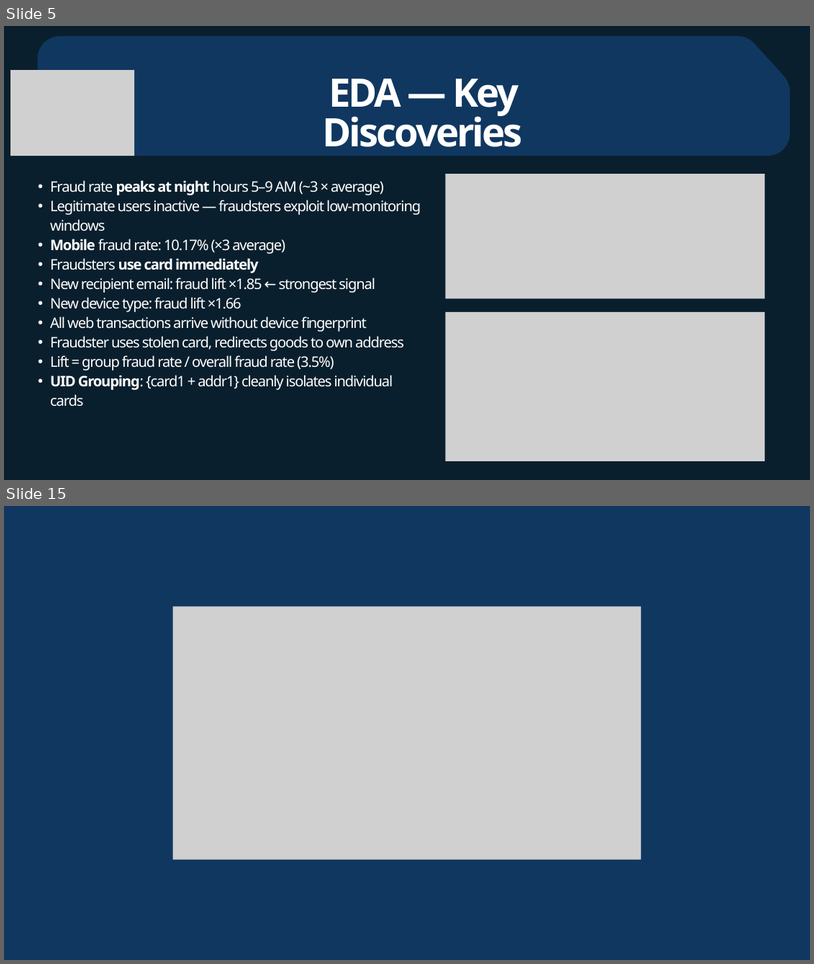
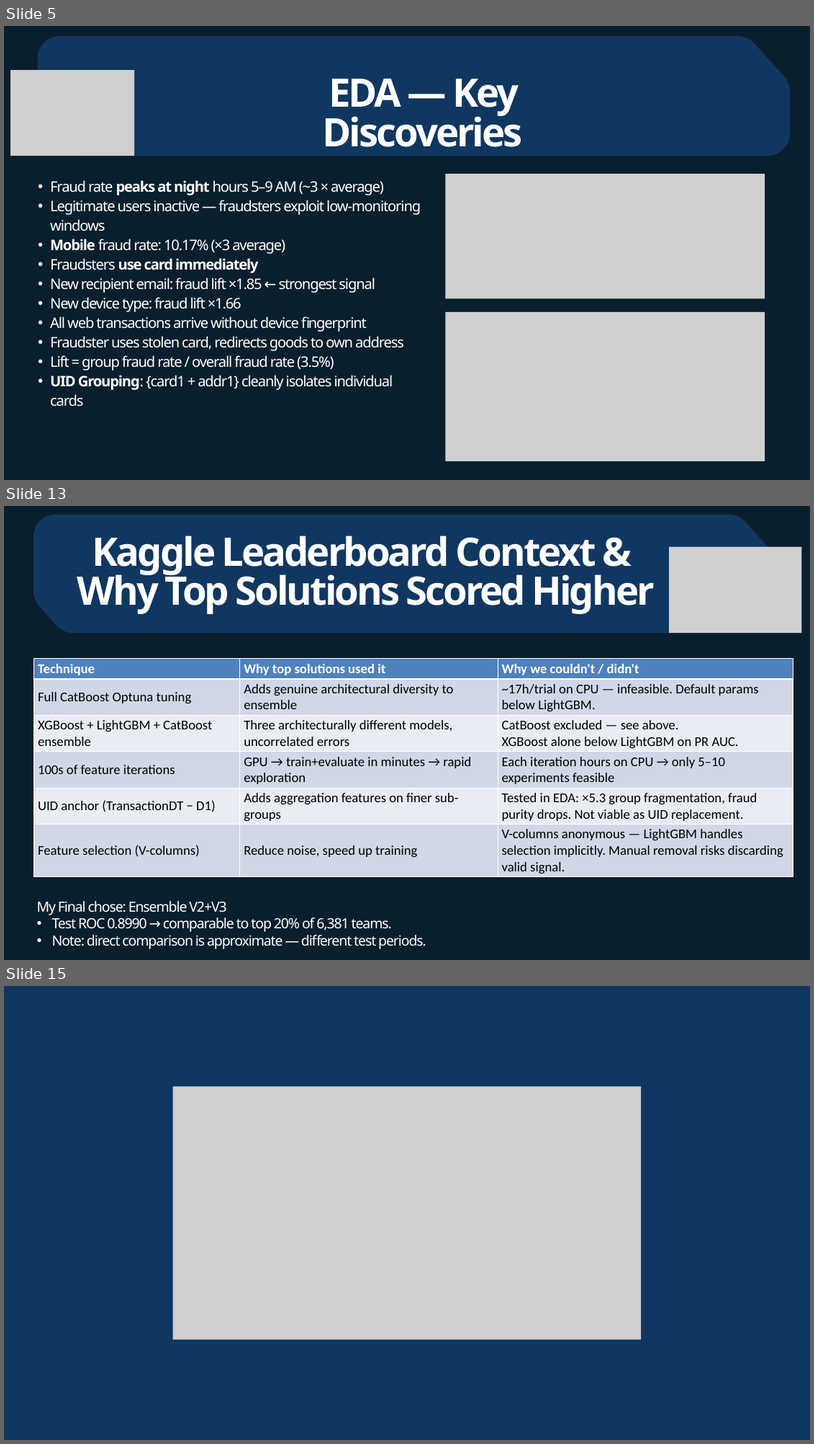
Before and after one commit to irishask/ML_Fraud_detection, a slide deck: IrenaSK- Fraud Detection -Final Project.pptx. Shown one above the other, each under a label of ours: slides 5 and 15 before the commit, slides 5, 13 and 15 after it; the slides between them are not shown. The pictures are 814x964 and 814x1444 pixels, drawn with LibreOffice and Linux fonts; fonts in the diff are those of the drawing; grey boxes stand for pictures. Boxes give left, top, right and bottom in pixels: in the first picture for what was removed or moved away, otherwise in the second. Text is boxed around its words. In the diff, an @@ line names an element or a change of style, - is before the commit and + after.

Commit message:
Update presentation: fix baseline references, UID anchor conclusions

```diff
--- a/IrenaSK- Fraud Detection -Final Project.pptx
+++ b/IrenaSK- Fraud Detection -Final Project.pptx
@@ slide 13 added at (4, 506, 810, 960), background #0A1F2D @@
@@ freeform shape added at (34, 515, 781, 633), fill #103760 @@
@@ text added at (77, 536, 655, 614), 70 pt, text #FFFFFF, bold @@
+Kaggle Leaderboard Context &
+Why Top Solutions Scored Higher
@@ picture added at (669, 547, 802, 633) @@
@@ table added at (34, 659, 793, 876), 6 rows, 3 columns @@
+Technique | Why top solutions used it | Why we couldn't / didn't
+Full CatBoost Optuna tuning | Adds genuine architectural diversity to ensemble | ~17h/trial on CPU — infeasible. Default params below LightGBM.
+XGBoost + LightGBM + CatBoost ensemble | Three architecturally different models, uncorrelated errors | CatBoost excluded — see above. / XGBoost alone below LightGBM on PR AUC.
+100s of feature iterations | GPU → train+evaluate in minutes → rapid exploration | Each iteration hours on CPU → only 5–10 experiments feasible
+UID anchor (TransactionDT − D1) | Adds aggregation features on finer sub-groups | Tested in EDA: ×5.3 group fragmentation, fraud purity drops. Not viable as UID replacement.
+Feature selection (V-columns) | Reduce noise, speed up training | V-columns anonymous — LightGBM handles selection implicitly. Manual removal risks discarding valid signal.
@@ text added at (37, 901, 427, 949), 25 pt, text #FFFFFF @@
+My Final chose: Ensemble V2+V3
+• Test ROC 0.8990 → comparable to top 20% of 6,381 teams.
+• Note: direct comparison is approximate — different test periods.
```
Also in this commit, not shown: 9 slides changed, 1 other slide added, 2 slides removed.
